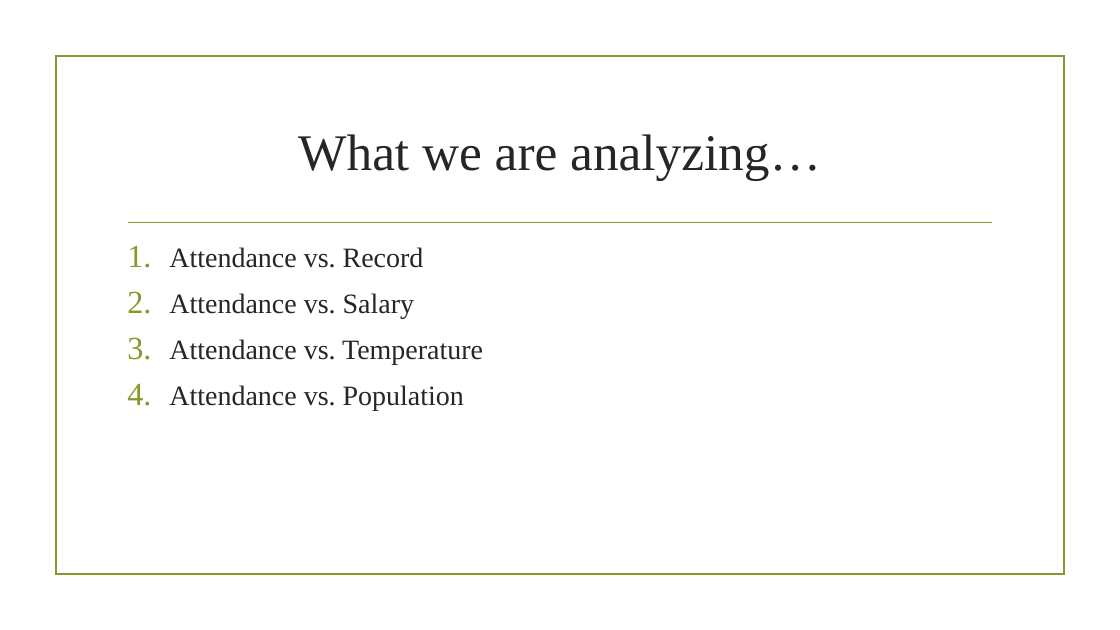
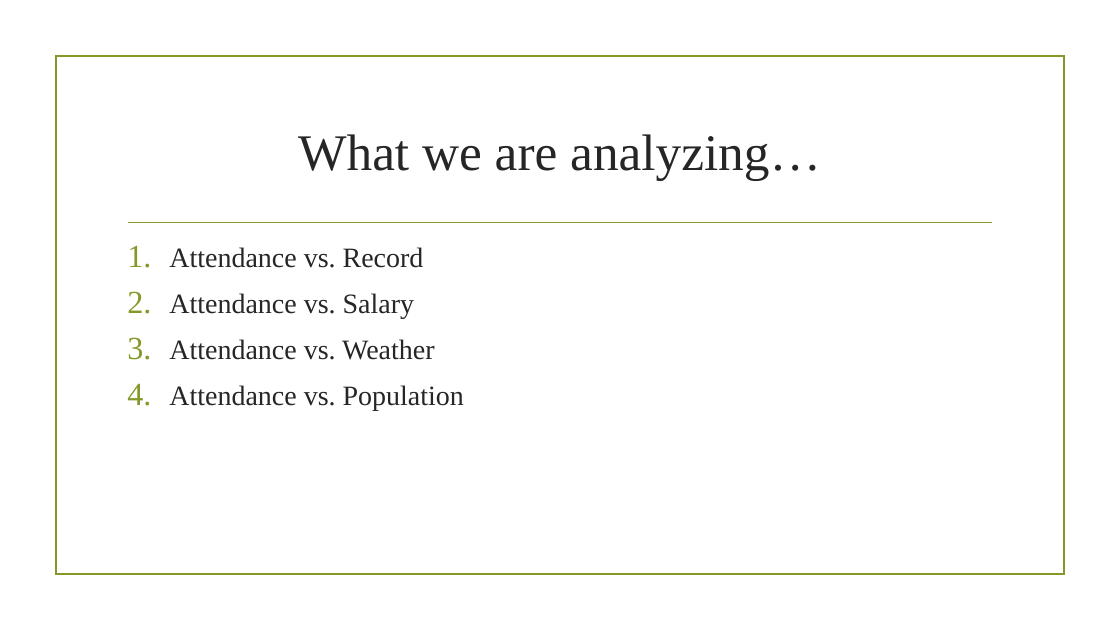
Before and after one commit to Dshashek/Red-Team-Project-1, a slide deck: slide 2 of Slides/Red Team Presentation.pptx. Drawn at 1120x630 pixels with LibreOffice and Linux fonts; fonts in the diff are those of the drawing; background and template pictures are left out. Boxes give left, top, right and bottom in pixels: in the first picture for what was removed or moved away, otherwise in the second. Text is boxed around its words. In the diff, an @@ line names an element or a change of style, - is before the commit and + after.

```diff
--- a/Slides/Red Team Presentation.pptx
+++ b/Slides/Red Team Presentation.pptx
@@ text at box(169, 339, 434, 360): text changed @@
-3. Attendance vs. Temperature
+3. Attendance vs. Weather
```
Also in this commit, not shown: 10 other slides changed, 2 slides added, 5 other files.
